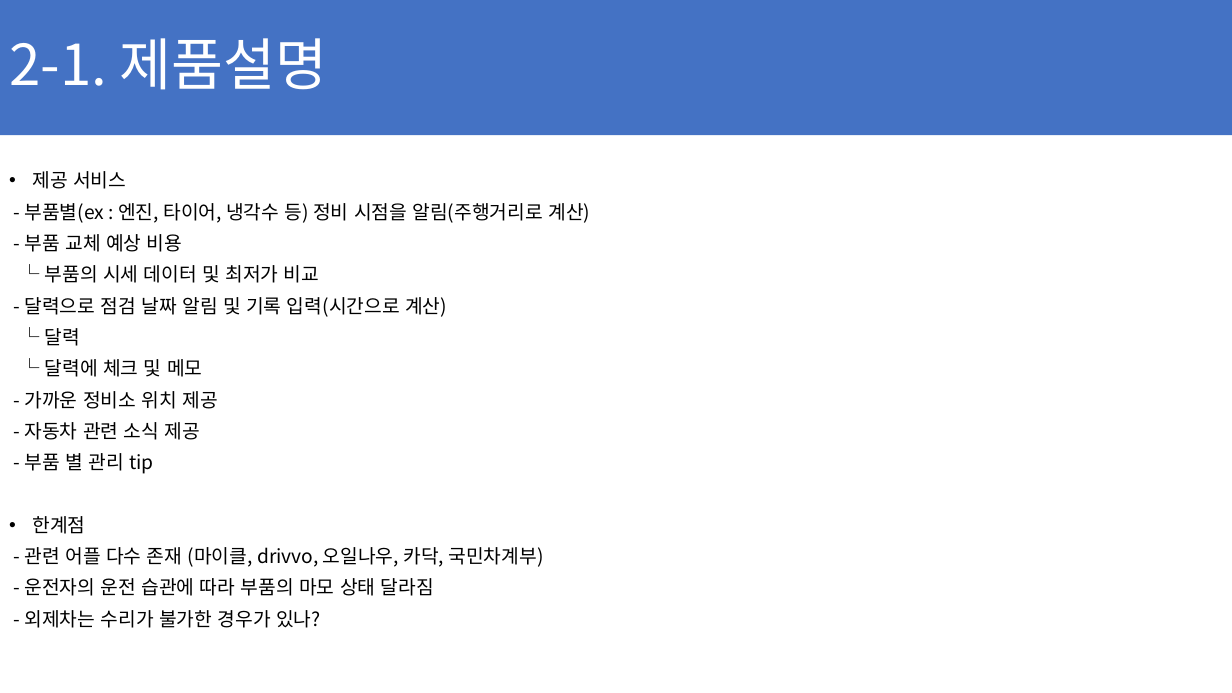
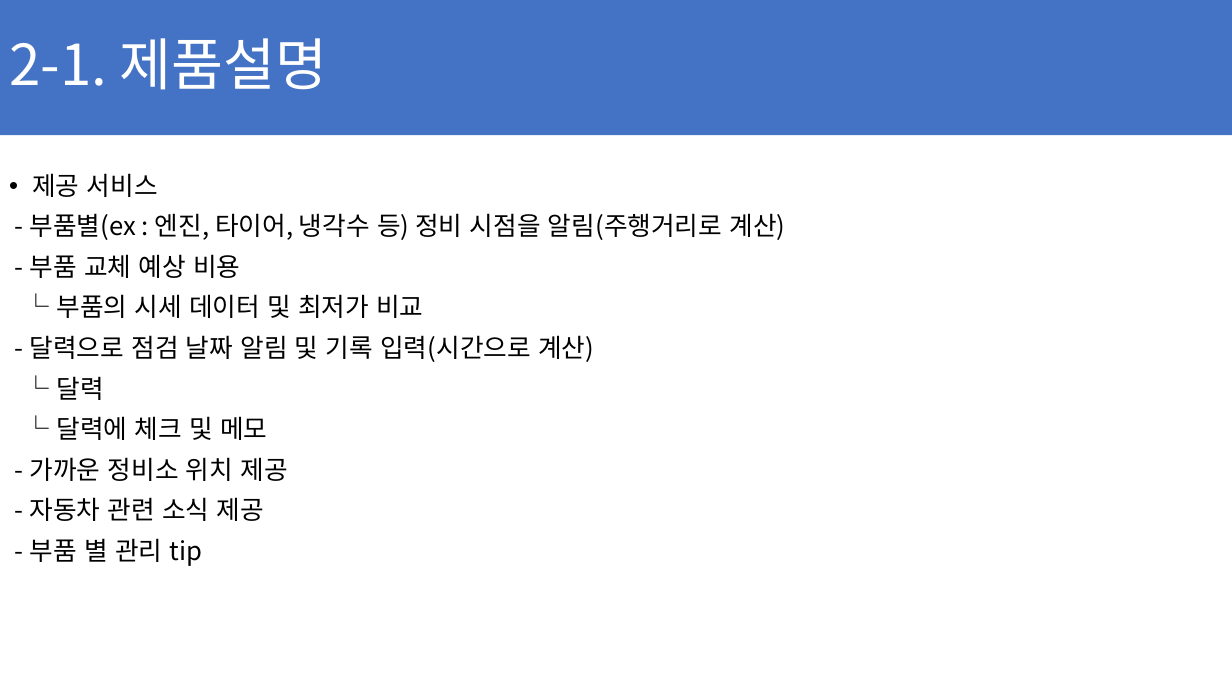
Before and after one commit to ChaeSung-Lee/DJ_InternShip, a slide deck: slide 16 of 2021_Summer/jp.hong/Project_BnC_jph.pptx. Drawn at 1232x693 pixels with LibreOffice and Linux fonts; fonts in the diff are those of the drawing. Boxes give left, top, right and bottom in pixels: in the first picture for what was removed or moved away, otherwise in the second. Text is boxed around its words. In the diff, an @@ line names an element or a change of style, - is before the commit and + after.

```diff
--- a/2021_Summer/jp.hong/Project_BnC_jph.pptx
+++ b/2021_Summer/jp.hong/Project_BnC_jph.pptx
@@ text "제공 서비스" at (30,173,785,566): size 15 to 20 pt; line spacing 0.8 to 0.9 @@
@@ text at (25,516,543,628): paragraphs removed @@
-• 한계점
-- 관련 어플 다수 존재 (마이클, drivvo, 오일나우, 카닥, 국민차계부)
-- 운전자의 운전 습관에 따라 부품의 마모 상태 달라짐
-- 외제차는 수리가 불가한 경우가 있나?
```
Also in this commit, not shown: 5 other slides changed, 2 slides added.
